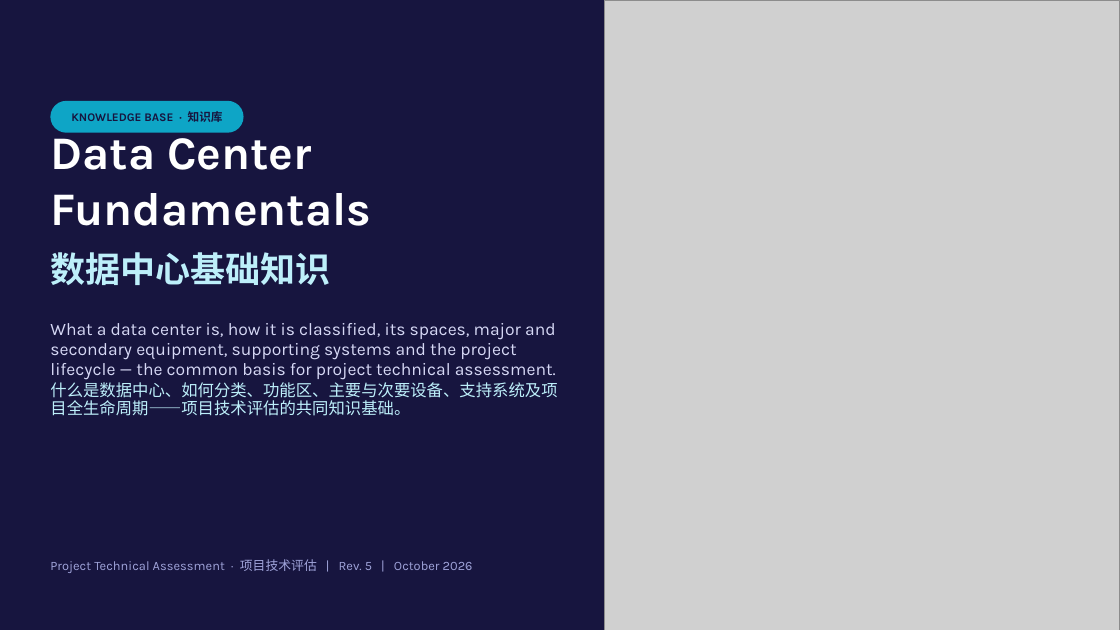
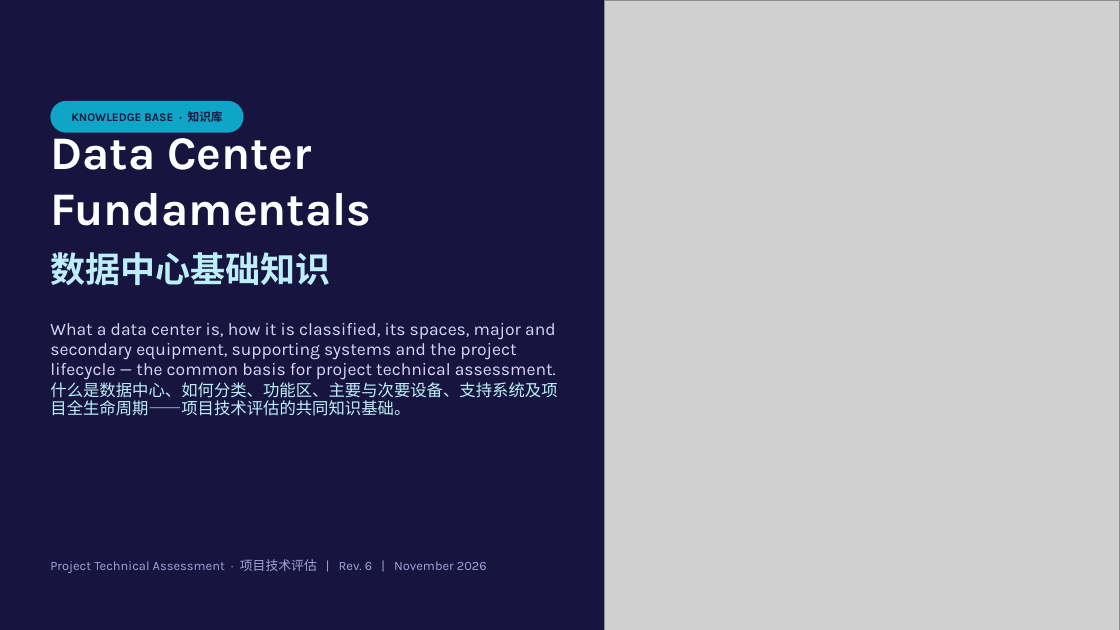
Before and after one commit to Alexandervsq/Data-Center-Project-Assessment, a slide deck: slide 1 of downloads/Data Center Knowledge Base (EN-ZH).pptx. Drawn at 1120x630 pixels with LibreOffice and Linux fonts; fonts in the diff are those of the drawing; grey boxes stand for pictures. Boxes give left, top, right and bottom in pixels: in the first picture for what was removed or moved away, otherwise in the second. Text is boxed around its words. In the diff, an @@ line names an element or a change of style, - is before the commit and + after.

```diff
--- a/downloads/Data Center Knowledge Base (EN-ZH).pptx
+++ b/downloads/Data Center Knowledge Base (EN-ZH).pptx
@@ text at (50, 559, 487, 573): text changed @@
-Project Technical Assessment · 项目技术评估 | Rev. 5 | October 2026
+Project Technical Assessment · 项目技术评估 | Rev. 6 | November 2026
```
Also in this commit, not shown: 6 other slides changed, 1 slide added, 11 other files.
